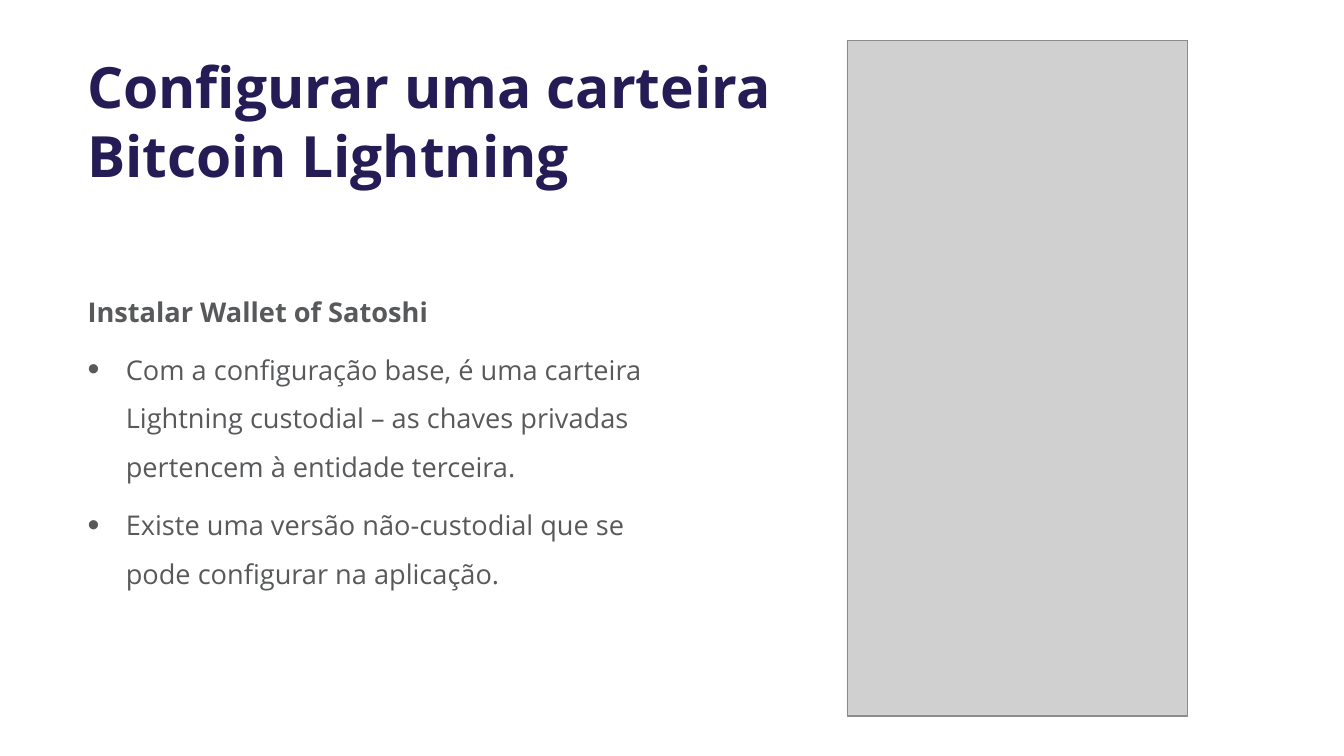
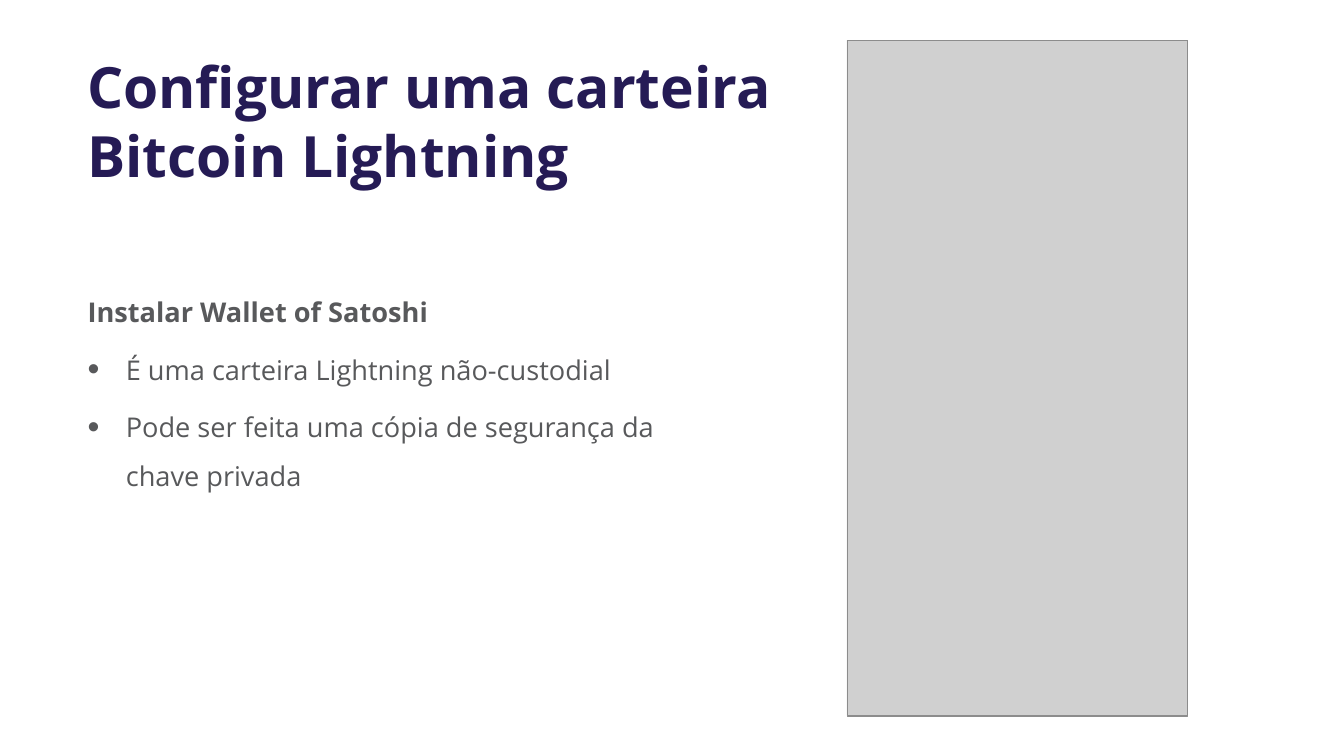
Before and after one commit to freemadeira/education-materials, a slide deck: slide 3 of Diploma Bitcoin/Capítulo 8 — Rede Lightning - Usar bitcoin no dia a dia/DB 2025 Capítulo 8 — Sessão prática.pptx. Drawn at 1344x756 pixels with LibreOffice and Linux fonts; fonts in the diff are those of the drawing; grey boxes stand for pictures. Boxes give left, top, right and bottom in pixels: in the first picture for what was removed or moved away, otherwise in the second. Text is boxed around its words. In the diff, an @@ line names an element or a change of style, - is before the commit and + after.

Commit message:
New slides

```diff
--- a/Diploma Bitcoin/Capítulo 8 — Rede Lightning - Usar bitcoin no dia a dia/DB 2025 Capítulo 8 — Sessão prática.pptx
+++ b/Diploma Bitcoin/Capítulo 8 — Rede Lightning - Usar bitcoin no dia a dia/DB 2025 Capítulo 8 — Sessão prática.pptx
@@ text at <box>126,354,654,493</box>: text changed @@
-• Com a configuração base, é uma carteira Lightning custodial – as chaves privadas pertencem à entidade terceira.
-• Existe uma versão não-custodial que se pode configurar na aplicação.
+• É uma carteira Lightning não-custodial
+• Pode ser feita uma cópia de segurança da chave privada
```
Also in this commit, not shown: 5 other files.
